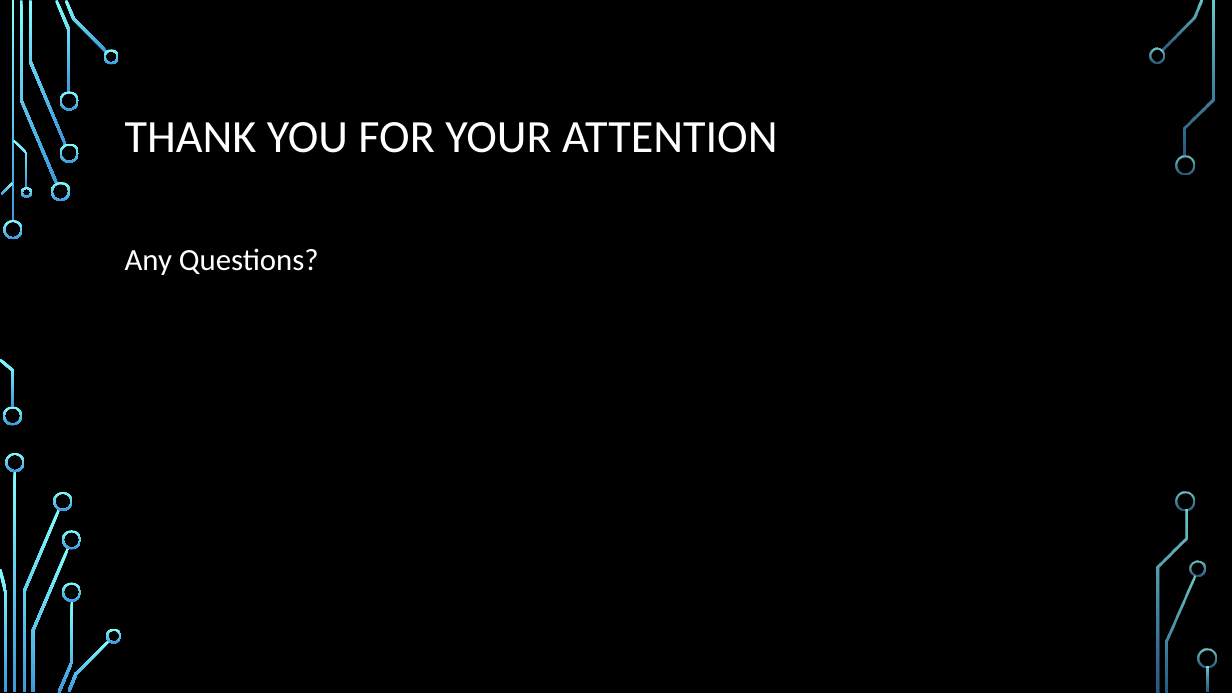
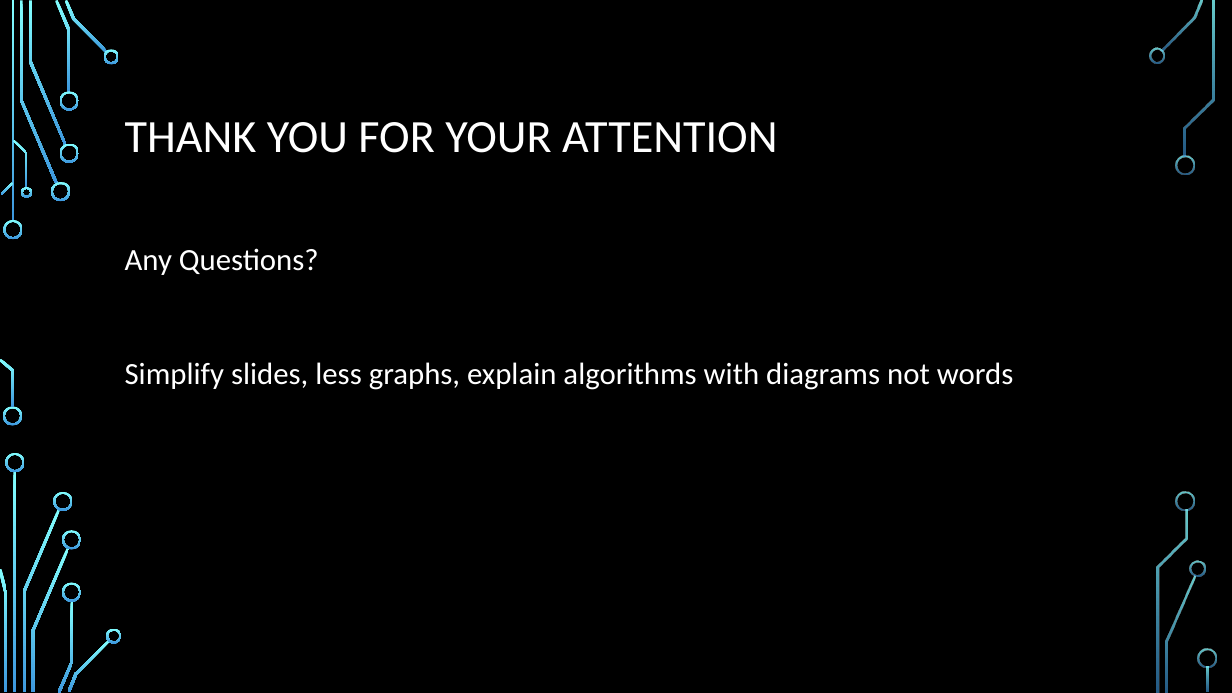
Before and after one commit to parth2480/data_compression, a slide deck: slide 7 of Parth viva presentation.pptx. Drawn at 1232x693 pixels with LibreOffice and Linux fonts; fonts in the diff are those of the drawing; background and template pictures are left out. Boxes give left, top, right and bottom in pixels: in the first picture for what was removed or moved away, otherwise in the second. Text is boxed around its words. In the diff, an @@ line names an element or a change of style, - is before the commit and + after.

```diff
--- a/Parth viva presentation.pptx
+++ b/Parth viva presentation.pptx
@@ text at <box>125,362,1014,390</box>: paragraph added @@
+Simplify slides, less graphs, explain algorithms with diagrams not words
```
